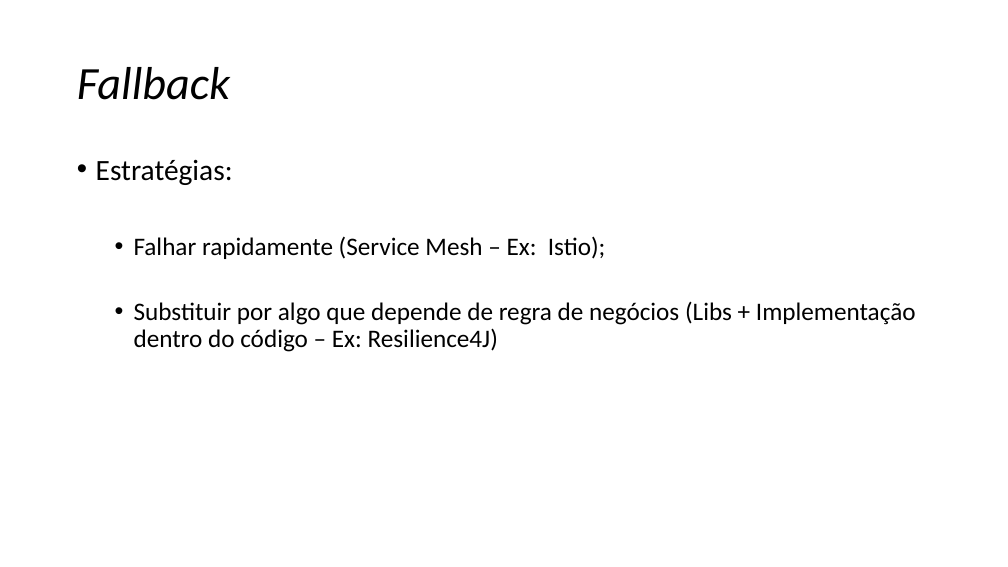
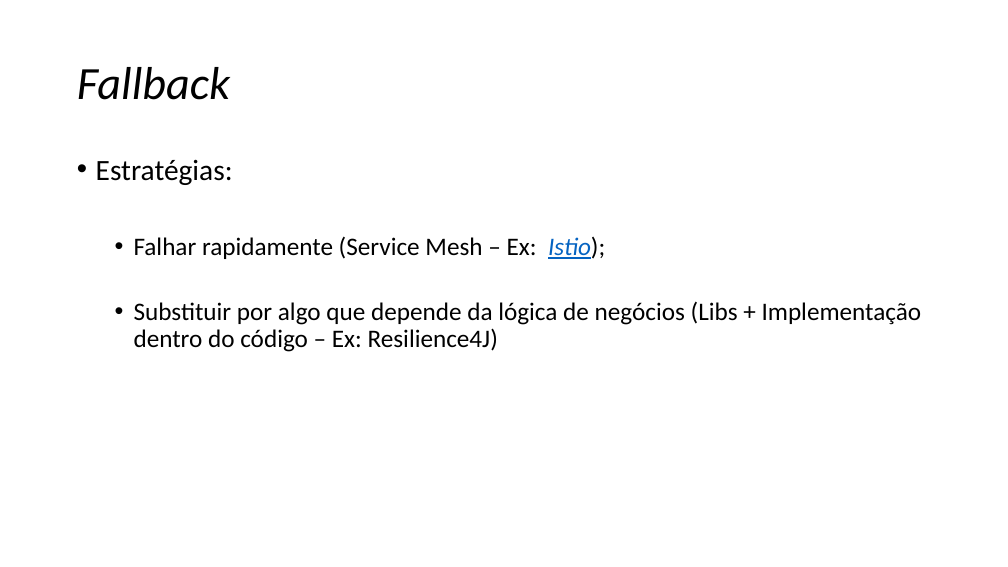
Before and after one commit to renan-meireles/circuitbreaker-sample, a slide deck: slide 10 of circuit breaker.pptx. Drawn at 1008x567 pixels with LibreOffice and Linux fonts; fonts in the diff are those of the drawing. Boxes give left, top, right and bottom in pixels: in the first picture for what was removed or moved away, otherwise in the second. Text is boxed around its words. In the diff, an @@ line names an element or a change of style, - is before the commit and + after.

```diff
--- a/circuit breaker.pptx
+++ b/circuit breaker.pptx
@@ text at (134,236,605,259): text colour #000000 to #0563C1, italic on, underline on in "Istio);" @@
@@ text at (134,301,922,352): text changed @@
-  • Substituir por algo que depende de regra de negócios (Libs + Implementação dentro do código – Ex: Resilience4J)
+  • Substituir por algo que depende da lógica de negócios (Libs + Implementação dentro do código – Ex: Resilience4J)
```
Also in this commit, not shown: 1 other slide changed, 3 slides added, 1 slide removed.
